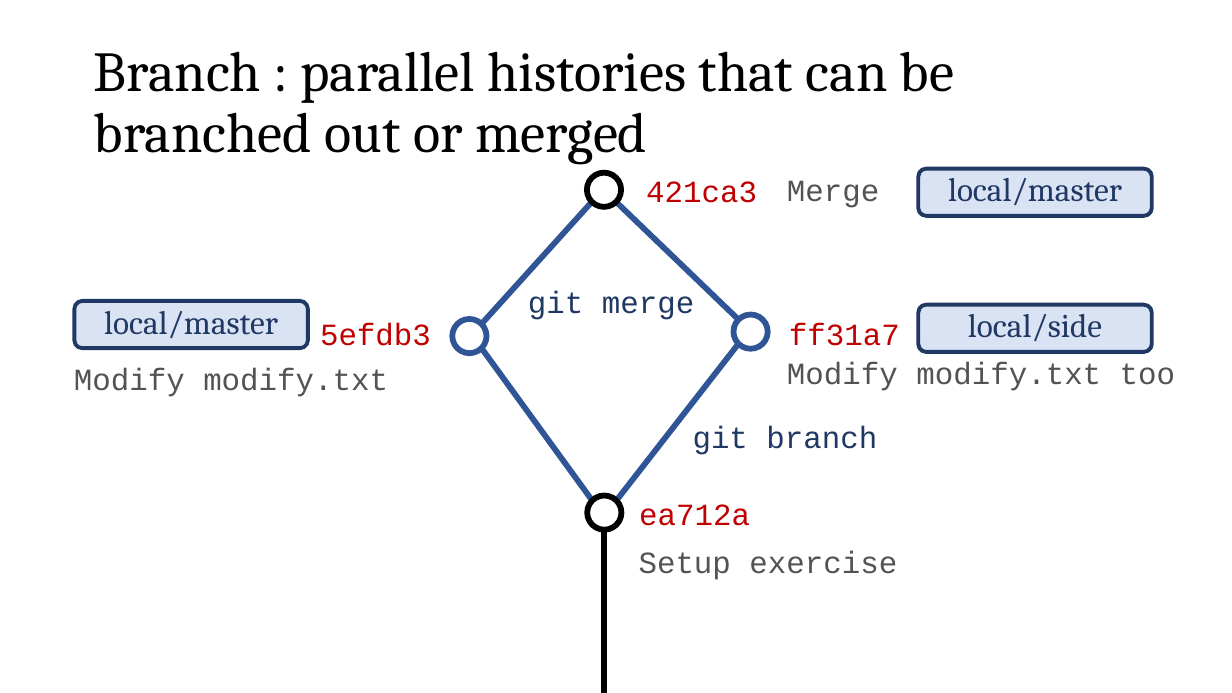
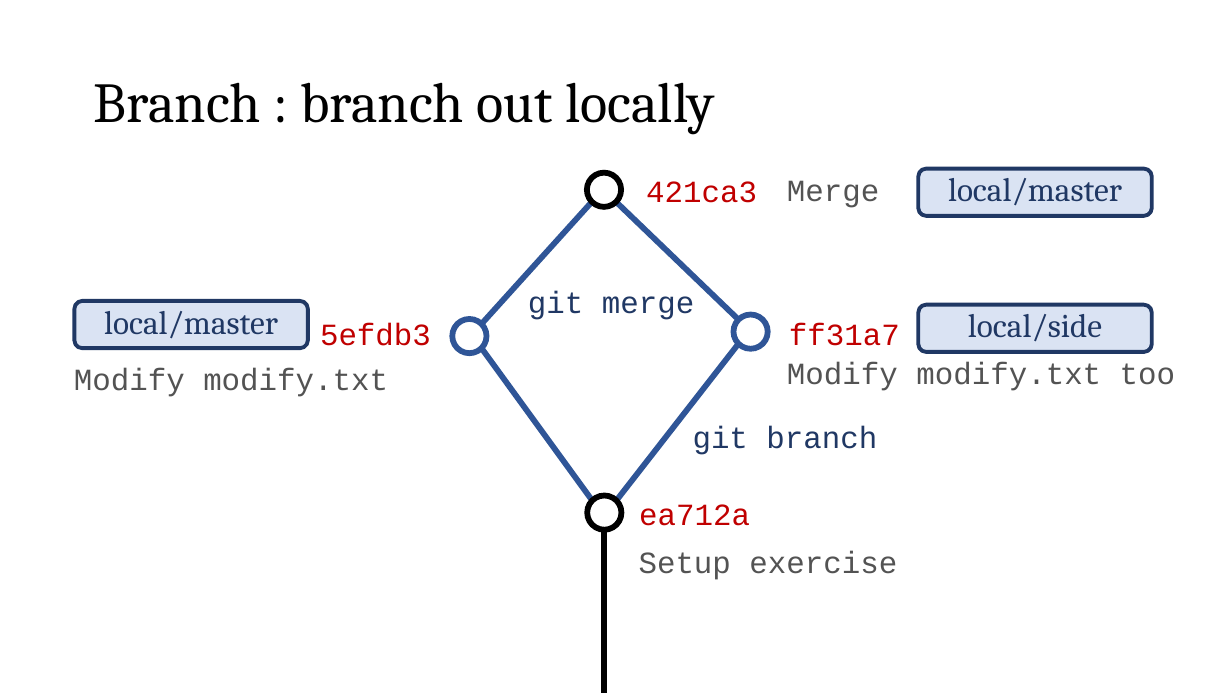
Before and after one commit to meny12/GitEssentials, a slide deck: slide 21 of git_workshop.pptx (slide 22 before the commit). Drawn at 1232x693 pixels with LibreOffice and Linux fonts; fonts in the diff are those of the drawing. Boxes give left, top, right and bottom in pixels: in the first picture for what was removed or moved away, otherwise in the second. Text is boxed around its words. In the diff, an @@ line names an element or a change of style, - is before the commit and + after.

```diff
--- a/git_workshop.pptx
+++ b/git_workshop.pptx
@@ title at (94,82,714,134): text changed @@
-Branch : parallel histories that can be branched out or merged
+Branch : branch out locally
```
Also in this commit, not shown: 1 other slide changed, 3 slides removed.
